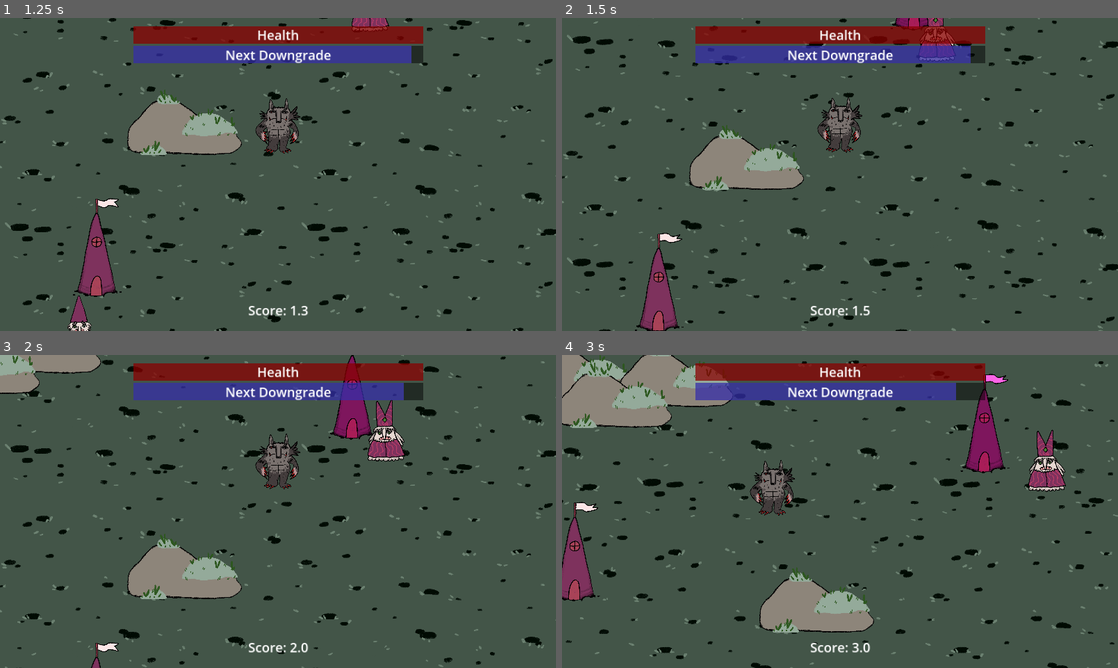
Above: before the commit, frames 1-4 (two rows, left to right).
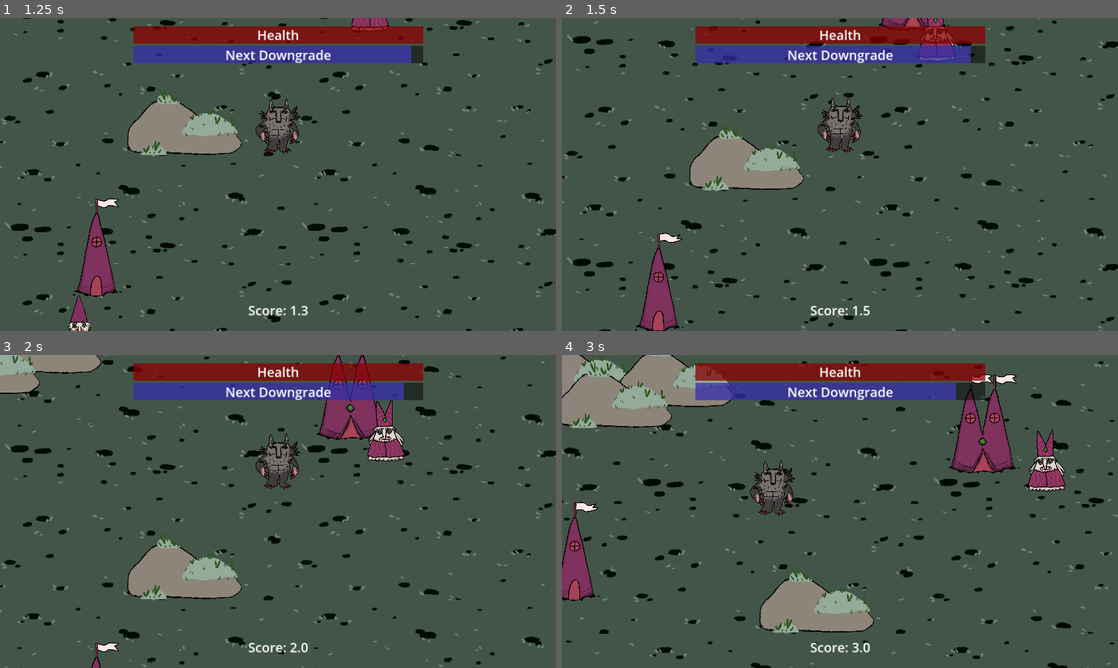
Above: after the commit, the same moments.

Repository: TheJP/GMTKGameJam2023
Game: Godot game, scene res://main.tscn
Same seed, same stepped clock (60 frames per second), same inputs: the game is played once before the commit and once after it.
Inputs (mouse positions are in pixels of both pictures, inside the frame that each line leads up to):
- Up to frame 1 (1.25 s): move the mouse to (250, 237) at 0.52 s; press the mouse at (250, 237) at 0.53 s; hold W (move_up) from 0.53 s (still down)
- Up to frame 2 (1.5 s): keep holding W (move_up); move the mouse to (1006, 221) at 1.27 s; release the mouse at (1006, 221) at 1.28 s; click (1006, 221) at 1.35 s
- Up to frame 3 (2 s): keep holding W (move_up)
- Up to frame 4 (3 s): move the mouse to (673, 464) at 2.02 s; release W (move_up) at 2.03 s; press the mouse at (673, 464) at 2.03 s; hold A (move_left) from 2.03 s (still down); move the mouse to (867, 511) at 2.77 s; release the mouse at (867, 511) at 2.78 s; click (867, 511) at 2.85 s

Frame 1 is identical in both runs. In frame 2, 0.2% of the frame differs, in the area x 57-70%, y 0-4%; in frame 3, 1.4%; in frame 4, 2.3%, in the area x 69-83%, y 6-38%.

Commit message:
Make building destroyable

Diff:
--- /dev/null
+++ b/GMTKGameJam2023/buildings/enemy_house.gd
@@ -0,0 +1,8 @@
+extends StaticBody2D
+
+func _on_entity_health_changed(old_health, new_health):
+	if new_health <= 0:
+		$EnemySpawner/SpawnTimer.stop()
+		$AnimatedSprite2D.visible = false
+		$Sprite2D.visible = true
+		remove_from_group("enemy")
--- a/GMTKGameJam2023/buildings/enemy_house.tscn
+++ b/GMTKGameJam2023/buildings/enemy_house.tscn
@@ -1,9 +1,12 @@
-[gd_scene load_steps=7 format=3 uid="uid://dtu8lvf1koj2h"]
+[gd_scene load_steps=10 format=3 uid="uid://dtu8lvf1koj2h"]
 
 [ext_resource type="Texture2D" uid="uid://dji608i0imv56" path="res://Assets/Buildings/Enemy_House 1.png" id="1_6qbcd"]
+[ext_resource type="Script" path="res://buildings/enemy_house.gd" id="1_u5s74"]
 [ext_resource type="Texture2D" uid="uid://c1qiy258wyoj2" path="res://Assets/Buildings/Enemy_House 2.png" id="2_qwsvr"]
 [ext_resource type="Script" path="res://buildings/EnemySpawner.gd" id="3_65bvr"]
 [ext_resource type="PackedScene" uid="uid://dugyay08um7n5" path="res://Enemy/enemy.tscn" id="4_pyr8o"]
+[ext_resource type="PackedScene" uid="uid://c35lb4hpkomqd" path="res://entity/entity.tscn" id="5_lsb00"]
+[ext_resource type="Texture2D" uid="uid://cibs13pftggg7" path="res://Assets/Buildings/Enemy_House_Debris.png" id="7_glp65"]
 
 [sub_resource type="SpriteFrames" id="SpriteFrames_wdjwn"]
 animations = [{
@@ -23,8 +26,9 @@
 radius = 63.0
 height = 166.0
 
-[node name="EnemyHouse" type="StaticBody2D"]
+[node name="EnemyHouse" type="StaticBody2D" groups=["enemy"]]
 position = Vector2(1, -137)
+script = ExtResource("1_u5s74")
 
 [node name="AnimatedSprite2D" type="AnimatedSprite2D" parent="."]
 scale = Vector2(0.15, 0.15)
@@ -45,4 +49,13 @@
 wait_time = 15.0
 autostart = true
 
+[node name="Entity" parent="." instance=ExtResource("5_lsb00")]
+
+[node name="Sprite2D" type="Sprite2D" parent="."]
+visible = false
+position = Vector2(2, 51)
+scale = Vector2(0.15, 0.2)
+texture = ExtResource("7_glp65")
+
 [connection signal="timeout" from="EnemySpawner/SpawnTimer" to="EnemySpawner" method="_on_spawn_timer_timeout"]
+[connection signal="health_changed" from="Entity" to="." method="_on_entity_health_changed"]
--- a/GMTKGameJam2023/buildings/strong_enemy_house.tscn
+++ b/GMTKGameJam2023/buildings/strong_enemy_house.tscn
@@ -1,18 +1,21 @@
-[gd_scene load_steps=7 format=3 uid="uid://kqq2yecbxusl"]
+[gd_scene load_steps=10 format=3 uid="uid://kqq2yecbxusl"]
 
-[ext_resource type="Texture2D" uid="uid://dji608i0imv56" path="res://Assets/Buildings/Enemy_House 1.png" id="1_24rsd"]
-[ext_resource type="Texture2D" uid="uid://c1qiy258wyoj2" path="res://Assets/Buildings/Enemy_House 2.png" id="2_7hvu7"]
+[ext_resource type="Script" path="res://buildings/enemy_house.gd" id="1_qmtux"]
+[ext_resource type="Texture2D" uid="uid://jhpoobano5wt" path="res://Assets/Buildings/Enemy_House_B 1.png" id="2_br05t"]
 [ext_resource type="Script" path="res://buildings/EnemySpawner.gd" id="3_7s01p"]
+[ext_resource type="Texture2D" uid="uid://esmao4ifhr0l" path="res://Assets/Buildings/Enemy_House_B 2.png" id="3_pic8i"]
 [ext_resource type="PackedScene" uid="uid://cacyrugu5utlx" path="res://Enemy/strong_enemy.tscn" id="4_enmwo"]
+[ext_resource type="Texture2D" uid="uid://cibs13pftggg7" path="res://Assets/Buildings/Enemy_House_Debris.png" id="6_hbp44"]
+[ext_resource type="PackedScene" uid="uid://c35lb4hpkomqd" path="res://entity/entity.tscn" id="7_4cmtu"]
 
 [sub_resource type="SpriteFrames" id="SpriteFrames_wdjwn"]
 animations = [{
 "frames": [{
 "duration": 1.0,
-"texture": ExtResource("1_24rsd")
+"texture": ExtResource("2_br05t")
 }, {
 "duration": 1.0,
-"texture": ExtResource("2_7hvu7")
+"texture": ExtResource("3_pic8i")
 }],
 "loop": true,
 "name": &"default",
@@ -23,15 +26,14 @@
 radius = 63.0
 height = 166.0
 
-[node name="EnemyHouse" type="StaticBody2D"]
+[node name="EnemyHouse" type="StaticBody2D" groups=["enemy"]]
 position = Vector2(1, -137)
+script = ExtResource("1_qmtux")
 
 [node name="AnimatedSprite2D" type="AnimatedSprite2D" parent="."]
-modulate = Color(1, 0.435294, 1, 1)
 scale = Vector2(0.15, 0.15)
 sprite_frames = SubResource("SpriteFrames_wdjwn")
 autoplay = "default"
-frame_progress = 0.624472
 
 [node name="CollisionShape2D" type="CollisionShape2D" parent="."]
 position = Vector2(-3, 86)
@@ -46,4 +48,14 @@
 wait_time = 30.0
 autostart = true
 
+[node name="Sprite2D" type="Sprite2D" parent="."]
+visible = false
+position = Vector2(1, 22)
+scale = Vector2(0.25, 0.25)
+texture = ExtResource("6_hbp44")
+
+[node name="Entity" parent="." instance=ExtResource("7_4cmtu")]
+health = 1000
+
 [connection signal="timeout" from="EnemySpawner/SpawnTimer" to="EnemySpawner" method="_on_spawn_timer_timeout"]
+[connection signal="health_changed" from="Entity" to="." method="_on_entity_health_changed"]
--- a/GMTKGameJam2023/entity/entity.gd
+++ b/GMTKGameJam2023/entity/entity.gd
@@ -3,7 +3,7 @@
 
 signal health_changed(old_health: int, new_health: int)
 
-@export var health = 100 : set = on_health_changed
+@export var health = 500 : set = on_health_changed
 
 func on_health_changed(new_health):
 	health_changed.emit(health, new_health)
Binary file added: GMTKGameJam2023/Assets/Buildings/Enemy_House_B 1.png
Not shown, added: GMTKGameJam2023/Assets/Buildings/Enemy_House_B 1.png.import
Binary file added: GMTKGameJam2023/Assets/Buildings/Enemy_House_B 2.png
Not shown, added: GMTKGameJam2023/Assets/Buildings/Enemy_House_B 2.png.import
Binary file added: GMTKGameJam2023/Assets/Buildings/Enemy_House_Debris.png
Not shown, added: GMTKGameJam2023/Assets/Buildings/Enemy_House_Debris.png.import
Not shown: 1 places in GMTKGameJam2023/UIElements/ui_theme.tres that only renumber resources
Not shown: 1 places in GMTKGameJam2023/main.tscn that only renumber resources
